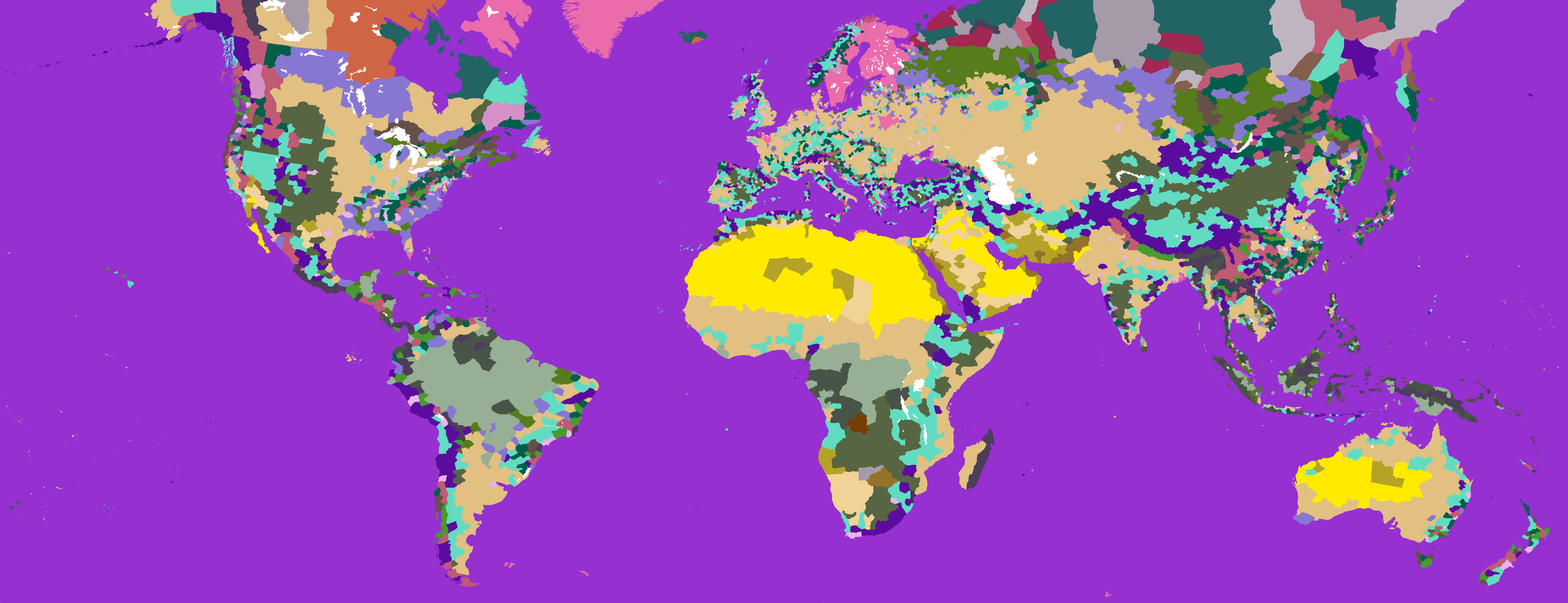
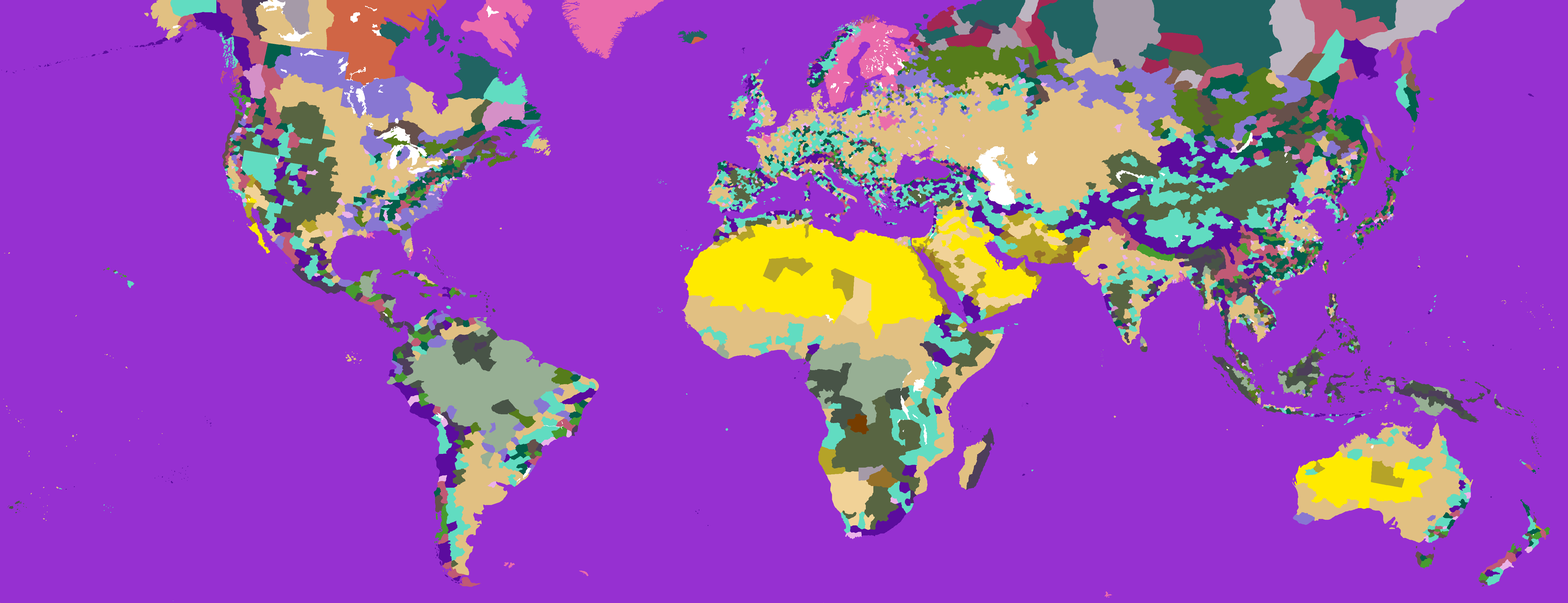
Layers edited between the first and the second w=1568, h=603 image:
painted on "terrain — flat colormap kopia.bmp" over [831, 30, 865, 74]
